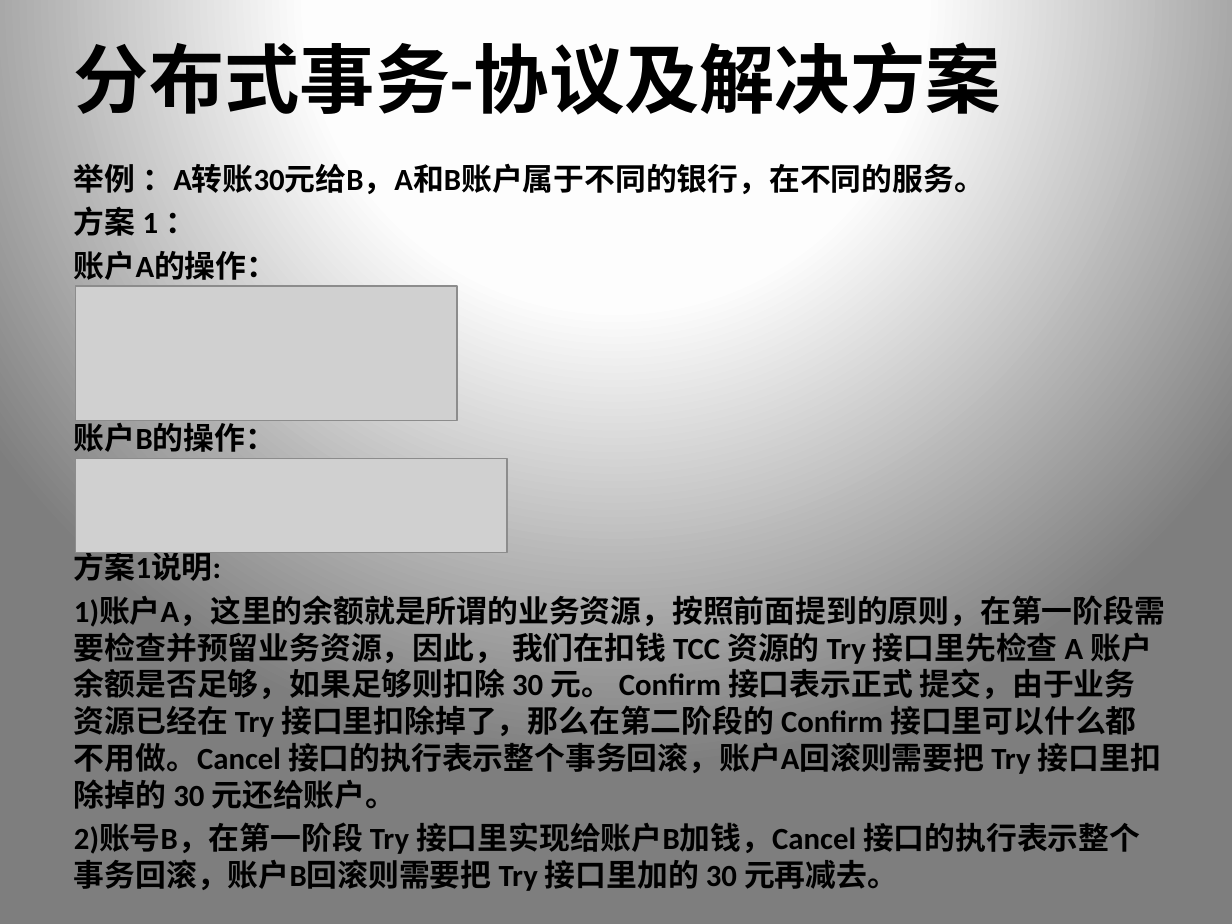
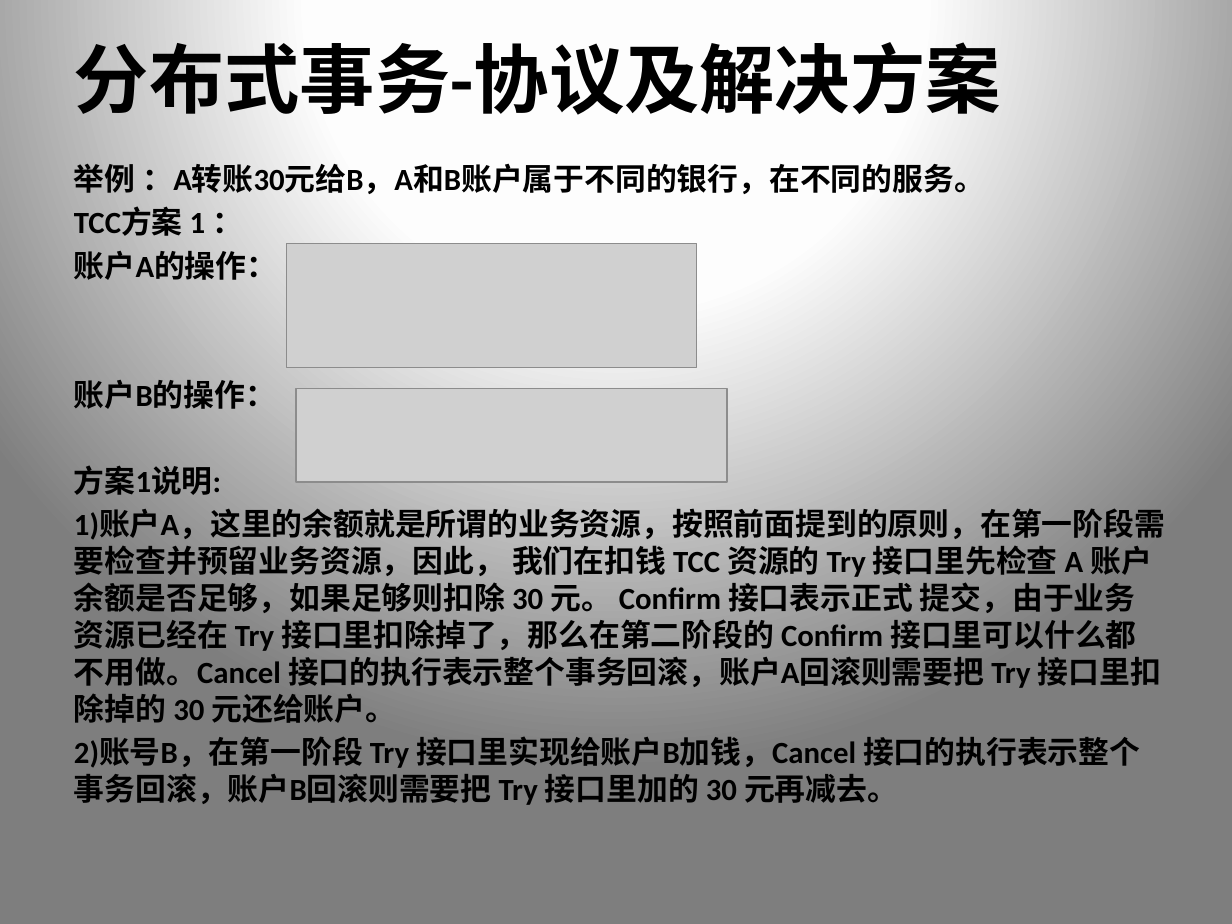
Before and after one commit to xiongpeter/study-notes, a slide deck: slide 21 of 我的.pptx. Drawn at 1232x924 pixels with LibreOffice and Linux fonts; fonts in the diff are those of the drawing; grey boxes stand for pictures. Boxes give left, top, right and bottom in pixels: in the first picture for what was removed or moved away, otherwise in the second. Text is boxed around its words. In the diff, an @@ line names an element or a change of style, - is before the commit and + after.

Commit message:
更新分布式事务ppt

```diff
--- a/我的.pptx
+++ b/我的.pptx
@@ text at (74, 208, 206, 236): text changed @@
-方案 1 ：
+TCC方案 1 ：
@@ picture: place and size @@
-picture at (76, 286, 457, 420)
+picture at (287, 243, 697, 367)
@@ picture: place and size @@
-picture at (76, 458, 508, 552)
+picture at (296, 388, 727, 482)
```
Also in this commit, not shown: 5 other slides changed, 8 slides added, 4 slides removed.
